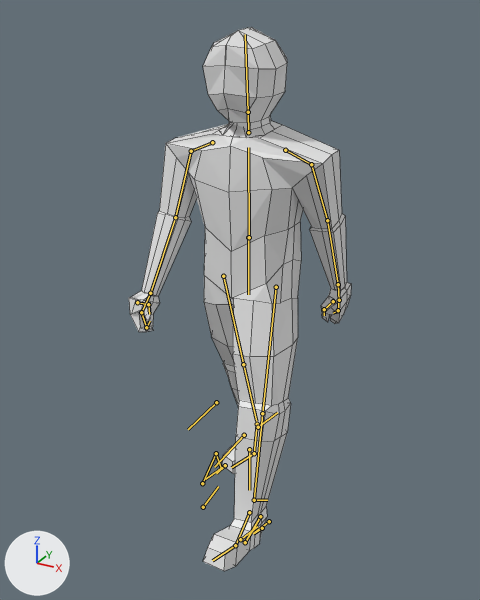
One commit to the Blender file characters/player/Char/char.blend: the scene before it, then after it.
Camera for both pictures: a camera (50 mm lens) standing at (2.68, -5.04, 4.77) and looking at (-0.02, -0.13, 2.32). The lights are fixed; the arrows at lower left show +X, +Y and +Z. Both versions are drawn at frame 28 of the action 'walking_loop'; the numbers are the values there. The bones that bend it are drawn over the model as lines. Mesh edges are drawn as thin lines.

Objects in the first picture: 'Char'.
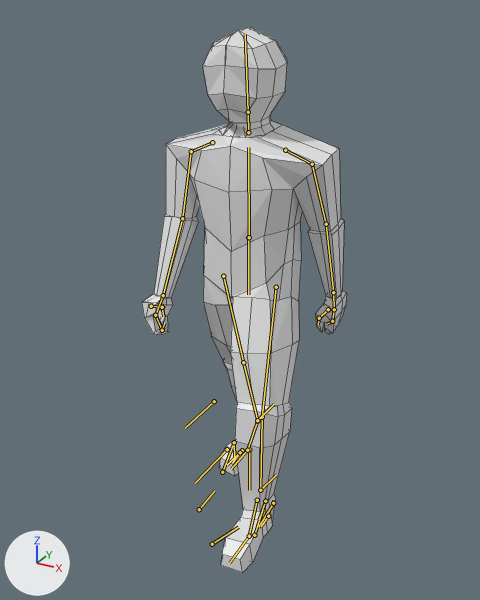
Commit message: Fixed walking animation

Location of each change, [x1, y1, x2, y2] in pixels of the pictures (480 x 600 px):
'Char', posed (8% narrower): before [129, 27, 351, 571]; after [142, 27, 347, 573]
bone 'shoulder.L', root to tip: before (285, 150) to (311, 164); after (285, 150) to (312, 164)
bone 'arm.L', root to tip: before (311, 164) to (327, 220); after (312, 164) to (326, 224)
bone 'arm.R', root to tip: before (191, 151) to (175, 217); after (191, 151) to (182, 218)
bone 'forearm.R', root to tip: before (175, 217) to (150, 293); after (182, 218) to (163, 295)
bone 'foot.L', root to tip: before (249, 512) to (235, 545); after (257, 500) to (249, 536)
bone 'CTRL-toe-roll.L', root to tip: before (240, 539) to (257, 526); after (212, 544) to (238, 527)
bone 'IK-toe.L', root to tip: before (269, 521) to (253, 533); after (273, 503) to (258, 527)
bone 'CTRL-heel-roll.L', root to tip: before (262, 528) to (253, 533); after (268, 516) to (261, 526)
bone 'CTRL-foot-roll.L', root to tip: before (245, 542) to (260, 516); after (254, 535) to (265, 501)
bone 'IK-leg.L', root to tip: before (254, 500) to (267, 500); after (260, 490) to (276, 475)
bone 'IK-target-leg.L', root to tip: before (244, 435) to (214, 467); after (227, 449) to (195, 483)
bone 'CTRL-toe-roll.R', root to tip: before (203, 507) to (218, 486); after (199, 509) to (214, 491)
bone 'IK-toe.R', root to tip: before (225, 465) to (205, 479); after (242, 450) to (227, 465)
bone 'CTRL-heel-roll.R', root to tip: before (225, 465) to (216, 473); after (240, 452) to (233, 461)
bone 'IK-leg.R', root to tip: before (258, 427) to (277, 412); after (257, 420) to (274, 404)
bone 'IK-foot.R', root to tip: before (216, 453) to (221, 468); after (234, 442) to (234, 458)
bone 'IK-target-leg.R', root to tip: before (216, 402) to (188, 429); after (214, 401) to (185, 428)

Patch to the scene script:
```diff
--- a/characters/player/Char/char.blend.py
+++ b/characters/player/Char/char.blend.py
@@ bone_shoulder_l @@
 bone_shoulder_l = bpy.data.objects['Armature'].pose.bones['shoulder.L']  # child of 'spine'
-bone_shoulder_l.rotation_quaternion = (0.979, -0.198, 0.033, -0.023)  # degrees (-23, 3, -3)
+bone_shoulder_l.rotation_quaternion = (0.977, -0.198, 0.072, -0.015)  # degrees (-23, 8, -3)
@@ bone_arm_l @@
 bone_arm_l = bpy.data.objects['Armature'].pose.bones['arm.L']  # child of 'shoulder.L'
-bone_arm_l.rotation_quaternion = (0.84, -0.524, 0.127, 0.064)  # degrees (-64, 16, -2)
+bone_arm_l.rotation_quaternion = (0.851, -0.515, 0.076, -0.002)  # degrees (-63, 7, -5)
@@ bone_shoulder_r @@
 bone_shoulder_r = bpy.data.objects['Armature'].pose.bones['shoulder.R']  # child of 'spine'
-bone_shoulder_r.rotation_quaternion = (0.981, -0.19, 0.03, 0.035)  # degrees (-22, 4, 3)
+bone_shoulder_r.rotation_quaternion = (0.979, -0.2, 0.024, 0.035)  # degrees (-23, 3, 3)
@@ bone_arm_r @@
 bone_arm_r = bpy.data.objects['Armature'].pose.bones['arm.R']  # child of 'shoulder.R'
-bone_arm_r.rotation_quaternion = (0.86, -0.478, 0.056, 0.171)  # degrees (-56, 15, 14)
+bone_arm_r.rotation_quaternion = (0.851, -0.503, 0.034, 0.144)  # degrees (-60, 12, 12)
@@ bone_forearm_r @@
 bone_forearm_r = bpy.data.objects['Armature'].pose.bones['forearm.R']  # child of 'arm.R'
-bone_forearm_r.rotation_quaternion = (0.994, -0.017, 0.014, 0.109)  # degrees (-2, 2, 12)
+bone_forearm_r.rotation_quaternion = (0.992, -0.01, 0.013, 0.126)  # degrees (-1, 2, 15)
@@ bone_foot_l @@
 bone_foot_l = bpy.data.objects['Armature'].pose.bones['foot.L']  # child of 'shin.L'
-bone_foot_l.location = (0.003, 0.091, 0.015)
-bone_foot_l.rotation_quaternion = (0.994, 0.109, -0.002, -0.014)  # degrees (13, 0, -2)
+bone_foot_l.location = (0.002, 0.068, 0.011)
+bone_foot_l.rotation_quaternion = (0.997, 0.081, -0.001, -0.011)  # degrees (9, 0, -1)
@@ bone_ctrl_toe_roll_l @@
 bone_ctrl_toe_roll_l = bpy.data.objects['Armature'].pose.bones['CTRL-toe-roll.L']  # child of 'root'
-bone_ctrl_toe_roll_l.location = (-0.058, -0.141, 0.009)
-bone_ctrl_toe_roll_l.rotation_quaternion = (0.986, -0.007, -0.008, -0.166)  # degrees (-1, -1, -19)
+bone_ctrl_toe_roll_l.location = (-0.077, -0.339, -0.188)
+bone_ctrl_toe_roll_l.rotation_quaternion = (0.984, 0.132, -0.011, -0.03)  # degrees (15, -1, -4)
@@ bone_ik_toe_l @@
 bone_ik_toe_l = bpy.data.objects['Armature'].pose.bones['IK-toe.L']  # child of 'CTRL-toe-roll.L'
-bone_ik_toe_l.location = (-0.018, 0.128, -0.04)
-bone_ik_toe_l.rotation_quaternion = (1.0, 0.0, 0.0, 0.0)  # degrees (0, 0, 0)
+bone_ik_toe_l.location = (-0.013, -0.112, 0.004)
+bone_ik_toe_l.rotation_quaternion = (0.98, -0.058, -0.016, 0.166)  # degrees (-7, -1, 19)
@@ bone_ctrl_heel_roll_l @@
 bone_ctrl_heel_roll_l = bpy.data.objects['Armature'].pose.bones['CTRL-heel-roll.L']  # child of 'IK-toe.L'
-bone_ctrl_heel_roll_l.location = (-0.015, 0.159, -0.005)
-bone_ctrl_heel_roll_l.rotation_quaternion = (1.0, 0.0, 0.0, 0.0)  # degrees (0, 0, 0)
+bone_ctrl_heel_roll_l.location = (-0.011, 0.125, -0.06)
+bone_ctrl_heel_roll_l.rotation_quaternion = (1.0, 0.035, 0.016, -0.001)  # degrees (4, 2, 0)
@@ bone_ctrl_foot_roll_l @@
 bone_ctrl_foot_roll_l = bpy.data.objects['Armature'].pose.bones['CTRL-foot-roll.L']  # child of 'CTRL-heel-roll.L'
-bone_ctrl_foot_roll_l.location = (0.0, 0.0, 0.0)
-bone_ctrl_foot_roll_l.rotation_quaternion = (0.988, 0.154, 0.005, -0.014)  # degrees (18, 1, -1)
+bone_ctrl_foot_roll_l.location = (-0.034, 0.063, -0.09)
+bone_ctrl_foot_roll_l.rotation_quaternion = (0.996, 0.111, -0.015, -0.011)  # degrees (13, -2, -1)
@@ bone_ik_leg_l @@
 bone_ik_leg_l = bpy.data.objects['Armature'].pose.bones['IK-leg.L']  # child of 'CTRL-foot-roll.L'
-bone_ik_leg_l.location = (-0.006, -0.305, 0.167)
+bone_ik_leg_l.location = (-0.031, -0.072, 0.137)
@@ bone_ik_target_leg_l @@
 bone_ik_target_leg_l = bpy.data.objects['Armature'].pose.bones['IK-target-leg.L']  # child of 'root'
-bone_ik_target_leg_l.location = (0.0, 0.354, 0.0)
+bone_ik_target_leg_l.location = (0.035, 0.601, -0.008)
@@ bone_ctrl_toe_roll_r @@
 bone_ctrl_toe_roll_r = bpy.data.objects['Armature'].pose.bones['CTRL-toe-roll.R']  # child of 'root'
-bone_ctrl_toe_roll_r.location = (-0.031, 0.146, -0.008)
-bone_ctrl_toe_roll_r.rotation_quaternion = (1.0, 0.0, 0.0, 0.0)  # degrees (0, 0, 0)
+bone_ctrl_toe_roll_r.location = (-0.008, 0.071, -0.002)
+bone_ctrl_toe_roll_r.rotation_quaternion = (0.999, -0.002, 0.002, 0.043)  # degrees (0, 0, 5)
@@ bone_ik_toe_r @@
 bone_ik_toe_r = bpy.data.objects['Armature'].pose.bones['IK-toe.R']  # child of 'CTRL-toe-roll.R'
-bone_ik_toe_r.location = (0.101, 0.071, 0.024)
-bone_ik_toe_r.rotation_quaternion = (0.993, 0.064, 0.054, -0.084)  # degrees (7, 7, -9)
+bone_ik_toe_r.location = (0.023, -0.283, 0.115)
+bone_ik_toe_r.rotation_quaternion = (0.998, 0.015, 0.014, -0.022)  # degrees (2, 2, -2)
@@ bone_ctrl_heel_roll_r @@
 bone_ctrl_heel_roll_r = bpy.data.objects['Armature'].pose.bones['CTRL-heel-roll.R']  # child of 'IK-toe.R'
-bone_ctrl_heel_roll_r.location = (0.0, 0.0, 0.0)
-bone_ctrl_heel_roll_r.rotation_quaternion = (0.999, -0.05, 0.005, 0.0)  # degrees (-6, 1, 0)
+bone_ctrl_heel_roll_r.location = (0.004, 0.041, -0.002)
+bone_ctrl_heel_roll_r.rotation_quaternion = (0.997, -0.078, 0.013, -0.004)  # degrees (-9, 1, -1)
@@ bone_ik_leg_r @@
 bone_ik_leg_r = bpy.data.objects['Armature'].pose.bones['IK-leg.R']  # child of 'CTRL-foot-roll.R'
-bone_ik_leg_r.location = (0.103, 0.631, 0.049)
+bone_ik_leg_r.location = (0.078, 0.389, 0.079)
@@ bone_ik_foot_r @@
 bone_ik_foot_r = bpy.data.objects['Armature'].pose.bones['IK-foot.R']  # child of 'CTRL-foot-roll.R'
-bone_ik_foot_r.rotation_quaternion = (0.885, -0.444, -0.041, 0.132)  # degrees (-53, 3, 16)
+bone_ik_foot_r.rotation_quaternion = (0.949, -0.289, -0.026, 0.085)  # degrees (-34, 0, 10)
@@ bone_ik_target_leg_r @@
 bone_ik_target_leg_r = bpy.data.objects['Armature'].pose.bones['IK-target-leg.R']  # child of 'root'
-bone_ik_target_leg_r.location = (-0.135, 0.013, 0.005)
+bone_ik_target_leg_r.location = (-0.1, 0.01, 0.003)
```
